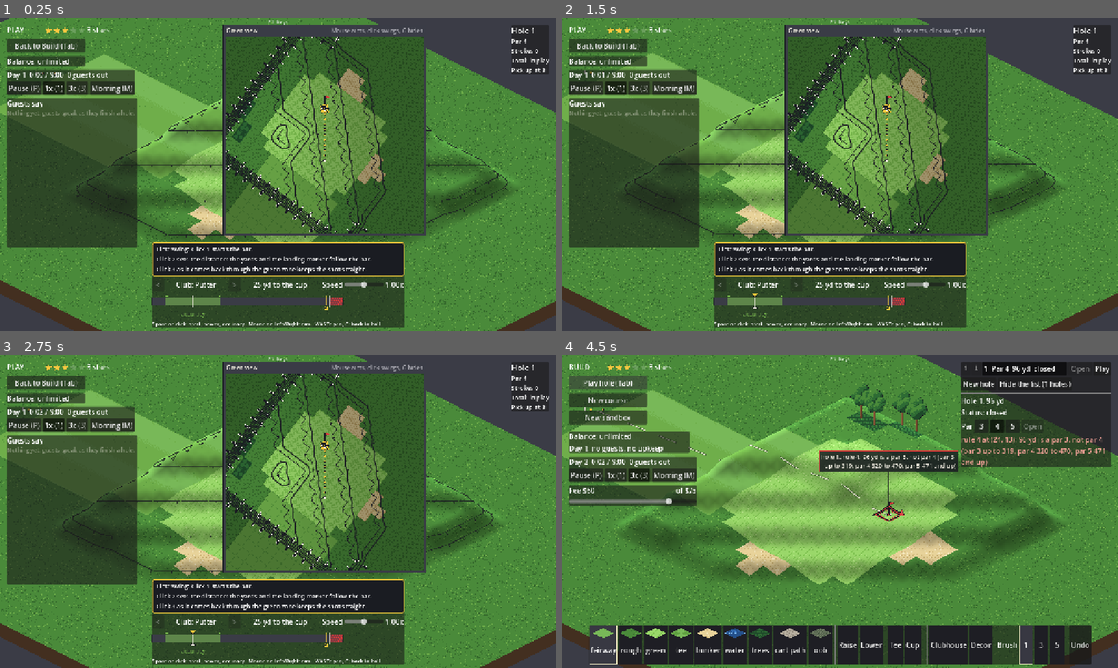
Above: before the commit, frames 1-4 (two rows, left to right).
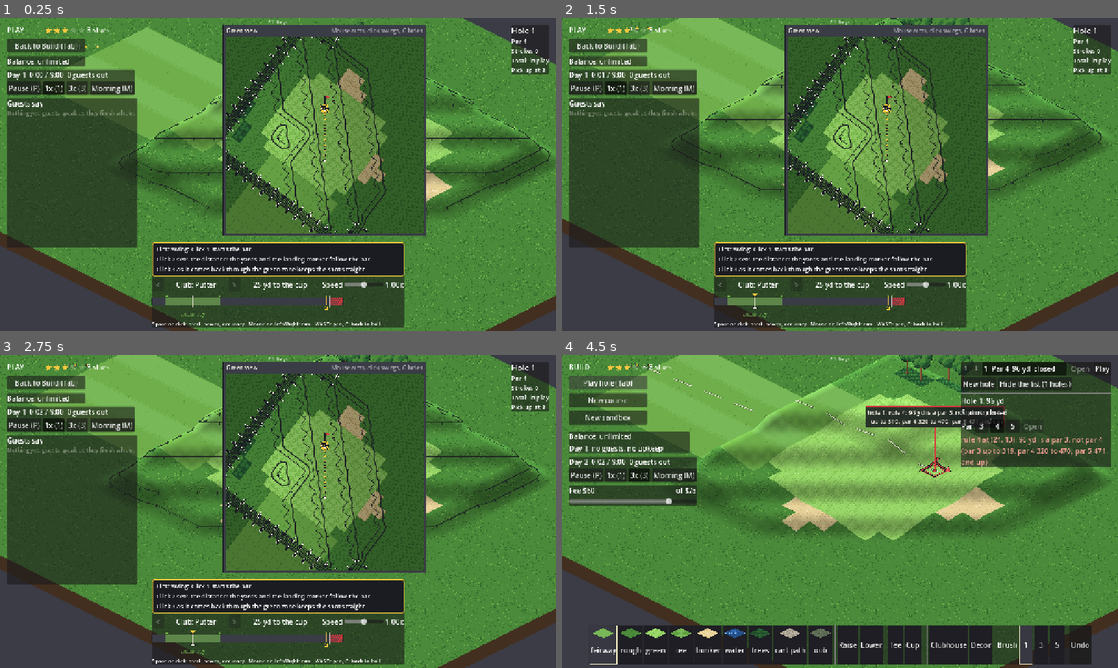
Above: after the commit, the same moments.

Repository: avdrav1/prestwick
Game: Godot game, scene res://tests/fixtures/green_view_shot_contoured.tscn
Two runs of this game, one before a commit and one after it. Both use one fixed random seed, a clock stepped at 60 frames per second and the inputs below. This scene is started directly instead of the project's main scene.
Inputs (mouse positions are in pixels of both pictures, inside the frame that each line leads up to):
- Up to frame 1 (0.25 s): no input
- Up to frame 2 (1.5 s): tap Enter (buy_confirm) at 0.5 s; drag from (884, 130) to (895, 105) at 0.52 s; drag from (728, 190) to (812, 237) at 1.27 s
- Up to frame 3 (2.75 s): click "1x (1)" at 2 s
- Up to frame 4 (4.5 s): click "3x (3)" at 2.75 s; click "Morning (M)" at 3.5 s; click "Back to Build (Tab)" at 4.25 s

The runs differ from the first frame. In frame 1, 24% of the frame differs, in the area x 0-100%, y 0-100%; in frame 2, 30%; in frame 3, 30%; in frame 4, 44%.

Commit message:
story: E10-S2 Hold the camera still while aiming
Co-Authored-By: Claude Opus 5.5 <noreply@anthropic.com>

Diff:
--- a/scenes/camera_tuning.gd
+++ b/scenes/camera_tuning.gd
@@ -24,6 +24,17 @@
 ## player's zoom keys still reach every level; the fit stops here so a swing is aimed at a
 ## zoom where the ball and the lie read.
 @export var aim_farthest_zoom: float = 0.5
+## Play, aiming (E10-S2): the hold box is the free view inset by this fraction of its size on
+## each side. While the ball and the aim marker are inside it the camera holds still; small
+## mouse moves turn the aim, they do not pan.
+@export var aim_hold_inset: float = 0.12
+## Play, aiming (E10-S2): when the marker or the ball leaves the hold box the camera glides
+## back, a time constant in seconds like centre_time (about 63% of the way in this time).
+@export var aim_glide_time: float = 0.25
+## Play, aiming (E10-S2): when the ball and the marker do not both fit the hold box (the player
+## zoomed in), the camera keeps the aim line in it only this fraction of the box long, leaning
+## toward the marker with room left for a small turn before it glides.
+@export var aim_hold_reach: float = 0.8
 
 
 static func load_default() -> CameraTuning:
--- a/scenes/camera_tuning.tres
+++ b/scenes/camera_tuning.tres
@@ -11,3 +11,6 @@
 centre_time = 0.15
 aim_frame_margin = 64.0
 aim_farthest_zoom = 0.5
+aim_hold_inset = 0.12
+aim_glide_time = 0.25
+aim_hold_reach = 0.8
--- a/scenes/course_camera.gd
+++ b/scenes/course_camera.gd
@@ -10,12 +10,16 @@
 ## `snap_camera` key (C) snaps back to the ball and tracks it again.
 ##
 ## While the player aims at rest, Main also gives a lead, the aim marker (pillar 2: the
-## player must see where the shot goes). The camera then centres on the midpoint of the ball
-## and the marker, held so the ball stays on screen (CameraTuning aim_frame_margin), and if
-## both do not fit it steps the zoom out, never past CameraTuning aim_farthest_zoom (0.5x),
-## until they do. A
-## flight has no lead, so the camera follows the ball alone. The zoom comes back to the
-## player's own level (their last zoom key) when the next aim is framed with centre_on.
+## player must see where the shot goes). The first lead after a centre_on (or a snap_back)
+## frames the aim: the midpoint of the ball and the marker at the centre of the hold box
+## (hold_box: `safe_area`, the free view Main passes, inset by CameraTuning aim_hold_inset),
+## and if both do not fit it steps the zoom out, never past CameraTuning aim_farthest_zoom
+## (0.5x), until they do. After that the camera holds still (E10-S2): moving the aim, by mouse
+## or keys, or changing club does not move it while the ball and the marker stay inside the
+## hold box; when one would leave it, the camera glides (CameraTuning aim_glide_time) just far
+## enough to bring it back, the ball first when both cannot fit. A flight has no lead, so the
+## camera follows the ball alone. The zoom comes back to the player's own level (their last
+## zoom key) when the next aim is framed with centre_on.
 
 const PAN_LEFT: StringName = &"pan_left"
 const PAN_RIGHT: StringName = &"pan_right"
@@ -47,6 +51,9 @@
 var has_lead: bool = false
 ## The visible size in screen pixels. Zero, the default, reads the viewport; tests set it.
 var view_size_override: Vector2 = Vector2.ZERO
+## The part of the view the HUD leaves free, in screen px (Main.free_view_rect, set each Play
+## frame). The hold box is inset from it. Empty means the whole view.
+var safe_area: Rect2 = Rect2()
 
 var _zoom_index: int = 0
 ## The zoom level the player chose with the zoom keys (or the start level).
@@ -54,6 +61,11 @@
 ## True after a zoom key, until the next centre_on: the player's zoom wins over the fit.
 var _player_zoomed: bool = false
 var _dragging: bool = false
+## True once the aim is framed (E10-S2): the camera then holds at `_hold`, moved only as far as
+## keeps the ball and the lead in the hold box. A centre_on, a snap_back or a cleared lead
+## frames the next aim afresh.
+var _held: bool = false
+var _hold: Vector2 = Vector2.ZERO
 
 
 func _ready() -> void:
@@ -107,15 +119,81 @@
 	has_focus = true
 
 
-## Frames `p` with the focus from now on (the aim marker while aiming). A tracking camera
-## steps its zoom out until both fit, unless the player zoomed since the last centre_on.
+## Frames `p` with the focus from now on (the aim marker while aiming). The first lead of an
+## aim frames it: a tracking camera steps its zoom out until both fit the hold box, unless the
+## player zoomed since the last centre_on, and centres their midpoint in it. Every later lead
+## only moves the held point as far as keeps both in the hold box (E10-S2), so the zoom never
+## steps and the camera never jumps while the player aims.
 func set_lead(p: Vector2) -> void:
 	lead = p
 	has_lead = true
-	if tracking and has_focus and not _player_zoomed:
-		var floor_index: int = aim_floor_index()
-		while _zoom_index > floor_index and not fits(focus, lead, tuning.zoom_levels[_zoom_index]):
-			set_zoom_index(_zoom_index - 1)
+	if not (tracking and has_focus):
+		return
+	if not _held:
+		if not _player_zoomed:
+			var floor_index: int = aim_floor_index()
+			while _zoom_index > floor_index and not fits_hold(focus, lead, tuning.zoom_levels[_zoom_index]):
+				set_zoom_index(_zoom_index - 1)
+		_hold = _clamped(held_at(framed_at()))
+		_held = true
+	else:
+		_hold = _clamped(held_at(_hold))
+
+
+## The hold box (E10-S2), in screen px: `safe_area` (or the whole view) inset on each side by
+## CameraTuning aim_hold_inset of its size. While aiming, the camera holds still as long as the
+## ball and the aim marker are inside it.
+func hold_box() -> Rect2:
+	var area: Rect2 = safe_area if safe_area.has_area() else Rect2(Vector2.ZERO, view_size())
+	var inset: Vector2 = area.size * (tuning.aim_hold_inset if tuning != null else 0.0)
+	return area.grow_individual(-inset.x, -inset.y, -inset.x, -inset.y)
+
+
+## True when world points `a` and `b` both fit in the hold box at zoom `z`.
+func fits_hold(a: Vector2, b: Vector2, z: float) -> bool:
+	var d: Vector2 = (b - a).abs() * z
+	var box: Vector2 = hold_box().size
+	return d.x <= box.x and d.y <= box.y
+
+
+## Where the camera centres to frame an aim: the midpoint of the focus and held_lead at the
+## hold box's centre.
+func framed_at() -> Vector2:
+	return (focus + held_lead()) * 0.5 - (hold_box().get_center() - view_size() * 0.5) / zoom.x
+
+
+## The point the camera keeps in the hold box for the lead: the lead itself, or when the ball
+## and the lead do not both fit the box (the player zoomed in), the point along the aim line
+## from the ball that spans CameraTuning aim_hold_reach of the box. So a zoomed-in camera
+## leans toward the marker and still has room for a small turn before it glides.
+func held_lead() -> Vector2:
+	if fits_hold(focus, lead, zoom.x):
+		return lead
+	var d: Vector2 = (lead - focus).abs() * zoom.x
+	var room: Vector2 = hold_box().size * (tuning.aim_hold_reach if tuning != null else 1.0)
+	var s: float = 1.0
+	if d.x > room.x:
+		s = minf(s, room.x / d.x)
+	if d.y > room.y:
+		s = minf(s, room.y / d.y)
+	return focus + (lead - focus) * s
+
+
+## The camera position nearest `at` that shows the focus and held_lead inside the hold box at
+## the current zoom: `at` itself when both already are, the focus (the ball) first.
+func held_at(at: Vector2) -> Vector2:
+	var box: Rect2 = hold_box()
+	var half: Vector2 = view_size() * 0.5
+	var z: float = zoom.x
+	var aim: Vector2 = held_lead()
+	# A world point w shows inside the box when w - (box.end - half) / z <= position <=
+	# w - (box.position - half) / z.
+	var ball_lo: Vector2 = focus - (box.end - half) / z
+	var ball_hi: Vector2 = focus - (box.position - half) / z
+	var lead_lo: Vector2 = aim - (box.end - half) / z
+	var lead_hi: Vector2 = aim - (box.position - half) / z
+	var p: Vector2 = at.clamp(lead_lo.min(lead_hi), lead_hi.max(lead_lo))
+	return p.clamp(ball_lo.min(ball_hi), ball_hi.max(ball_lo))
 
 
 ## The farthest zoom level the aim fit steps out to (CameraTuning aim_farthest_zoom, D45): the
@@ -130,6 +208,7 @@
 ## Drops the lead (a flight): the camera follows the focus alone. The zoom stays.
 func clear_lead() -> void:
 	has_lead = false
+	_held = false
 
 
 ## Centres on `p` from now on: the focus moves there and the camera tracks it again, even
@@ -138,6 +217,7 @@
 func centre_on(p: Vector2, restore_zoom: bool = false) -> void:
 	set_focus(p)
 	tracking = true
+	_held = false
 	if restore_zoom:
 		has_lead = false
 		_player_zoomed = false
@@ -159,29 +239,34 @@
 	return get_viewport_rect().size if is_inside_tree() else Vector2.ZERO
 
 
-## Where the camera wants to centre: the focus, or with a lead the midpoint of the two, held
-## so the focus stays at least aim_frame_margin screen px inside the edge.
+## Where the camera wants to centre: the focus, or with a lead the held point (E10-S2), or
+## before the aim is framed the framing (the midpoint in the hold box, the ball kept inside).
 func goal() -> Vector2:
 	if not has_lead:
 		return focus
-	var mid := (focus + lead) * 0.5
-	var reach := (view_size() * 0.5 - Vector2.ONE * _frame_margin()) / zoom.x
-	reach = reach.max(Vector2.ZERO)
-	return mid.clamp(focus - reach, focus + reach)
-
-
-## Back to the ball after a pan: tracks the focus again. Nothing without one.
+	if _held:
+		return _hold
+	return held_at(framed_at())
+
+
+## Back to the ball after a pan (C): tracks the focus again and, while aiming, frames the aim
+## afresh. Nothing without a focus.
 func snap_back() -> void:
 	if has_focus:
 		tracking = true
+		_held = false
+		if has_lead:
+			set_lead(lead)
 
 
 ## Moves the zoom one step in (+1) or out (-1), stopping at the ends. The player's choice:
-## it holds over the aim fit until the next centre_on, and centre_on comes back to it.
+## it holds over the aim fit until the next centre_on, and centre_on comes back to it. While
+## aiming, the aim is framed afresh at the new zoom (one glide, E10-S2).
 func step_zoom(direction: int) -> void:
 	set_zoom_index(_zoom_index + signi(direction))
 	_player_zoom_index = _zoom_index
 	_player_zoomed = true
+	_held = false
 
 
 func set_zoom_index(index: int) -> void:
@@ -228,6 +313,7 @@
 	tracking = false
 	has_focus = false
 	has_lead = false
+	_held = false
 	var f: Framing = frame_placement(a, b, safe, free)
 	set_zoom_index(f.zoom_index)
 	position = f.position
@@ -389,9 +475,12 @@
 	position = _clamped(rect.get_center())
 
 
+## Eases onto goal(): at CameraTuning centre_time on a ball, at aim_glide_time while aiming.
 func _ease_to_focus(delta: float) -> void:
 	var target := _clamped(goal())
-	var t: float = tuning.centre_time if tuning != null else 0.0
+	var t: float = 0.0
+	if tuning != null:
+		t = tuning.aim_glide_time if has_lead else tuning.centre_time
 	if t <= 0.0:
 		position = target
 	else:
--- a/scenes/main.gd
+++ b/scenes/main.gd
@@ -764,7 +764,9 @@
 	if mode != Mode.PLAY:
 		return
 	# The green view opens, follows the putt and closes (E3-S52), centred in the free view.
-	green_view.follow(free_view_rect())
+	var free: Rect2 = free_view_rect()
+	green_view.follow(free)
+	camera.safe_area = free  # E10-S2: the aim's hold box sits inside the free view
 	update_cup_pointer()
 	if shot_view.playing:
 		camera.clear_lead()
--- /dev/null
+++ b/tests/fixtures/aim_hold_shot.gd
@@ -0,0 +1,87 @@
+class_name AimHoldShot
+extends Node2D
+## Frame-sequence fixture for E10-S2: Play on hole 6 of courses/playtest_nine.json, with the
+## hold box drawn as a thin outline. It steps Play by hand at 60 Hz (as tests/test_play_camera.gd
+## does) and saves a frame at each stage: framed; after thirty 3 px mouse nudges (the camera
+## has not moved); a quarter turn of the aim, 6 frames into the glide; and settled with the
+## marker back in the box. First at the zoom the aim framing picks (0.5x), then one press of
+## the zoom-in key nearer (1x). Needs a window:
+##   godot --path . res://tests/fixtures/aim_hold_shot.tscn -- --out=docs/decisions/e10-s2
+## writes <out>-0.5x-1-framed.png and so on, and quits.
+
+const MAIN_SCENE: PackedScene = preload("res://scenes/main.tscn")
+const DT: float = 1.0 / 60.0
+
+var _main: Main
+var _box: Control
+
+
+func _ready() -> void:
+	var out: String = "user://e10-s2"
+	for arg: String in OS.get_cmdline_user_args():
+		if arg.begins_with("--out="):
+			out = arg.trim_prefix("--out=")
+	_main = MAIN_SCENE.instantiate() as Main
+	_main.course_path = "res://courses/playtest_nine.json"
+	add_child(_main)
+	_main.frame_hole(6)
+	_main.set_mode(Main.Mode.PLAY)
+	_main.guest_sim.set_process(false)
+	_main.set_process(false)
+	_main.camera.set_process(false)
+	_main.swing_control.set_process(false)
+	var layer := CanvasLayer.new()
+	layer.layer = 100
+	add_child(layer)
+	_box = Control.new()
+	_box.mouse_filter = Control.MOUSE_FILTER_IGNORE
+	_box.draw.connect(_draw_box)
+	layer.add_child(_box)
+	for zoom_ins: int in [0, 1]:
+		for i: int in zoom_ins:
+			_main.camera.step_zoom(1)
+		_frames(300)
+		var tag: String = "%s-%sx" % [out, str(_main.camera.zoom.x)]
+		await _save(tag + "-1-framed.png")
+		var start: Vector2 = _main.camera.screen_point(_main.camera.held_lead())
+		for i: int in 15:
+			_mouse_at(start + Vector2(0, 3 * i))
+			_frames(1)
+		for i: int in 15:
+			_mouse_at(start + Vector2(0, 45 - 3 * i))
+			_frames(1)
+		await _save(tag + "-2-nudged.png")
+		var sc: SwingControl = _main.swing_control
+		sc.aim_at(sc.ball_at + Vector2.from_angle(deg_to_rad(sc.aim_deg + 90.0)) * 100.0)
+		_frames(6)
+		await _save(tag + "-3-gliding.png")
+		_frames(300)
+		await _save(tag + "-4-settled.png")
+		sc.aim_at(sc.ball_at + Vector2.from_angle(deg_to_rad(sc.aim_deg - 90.0)) * 100.0)
+	get_tree().quit()
+
+
+func _frames(n: int) -> void:
+	for i: int in n:
+		_main.swing_control._process(DT)
+		_main._process(DT)
+		_main.camera._process(DT)
+
+
+func _mouse_at(px: Vector2) -> void:
+	var cam: CourseCamera = _main.camera
+	var world: Vector2 = cam.position + (px - cam.view_size() * 0.5) / cam.zoom.x
+	var local: Vector2 = _main.swing_control.to_local(cam.get_parent().to_global(world))
+	_main.swing_control.aim_at(_main.swing_control._ground_under(local))
+
+
+func _save(path: String) -> void:
+	_box.queue_redraw()
+	await RenderingServer.frame_post_draw
+	await RenderingServer.frame_post_draw
+	var err: int = get_viewport().get_texture().get_image().save_png(path)
+	print("saved %s (%d)" % [path, err])
+
+
+func _draw_box() -> void:
+	_box.draw_rect(_main.camera.hold_box(), Color(1, 1, 1, 0.6), false, 1.0)
--- /dev/null
+++ b/tests/fixtures/aim_hold_shot.tscn
@@ -0,0 +1,6 @@
+[gd_scene load_steps=2 format=3]
+
+[ext_resource type="Script" path="res://tests/fixtures/aim_hold_shot.gd" id="1_shot"]
+
+[node name="AimHoldShot" type="Node2D"]
+script = ExtResource("1_shot")
--- /dev/null
+++ b/tests/test_play_camera.gd
@@ -0,0 +1,198 @@
+extends GutTest
+## E10-S2: the Play camera holds still while the player aims. Small mouse moves turn the aim;
+## they do not pan. The camera glides only when the ball or the aim marker would leave the hold
+## box (CameraTuning aim_hold_inset of the free view), and then just enough to bring it back.
+##
+## The frames are stepped by hand at 60 Hz (Main, SwingControl and the camera have their own
+## _process turned off), and the mouse is modelled the way the game reads it: a screen pixel,
+## turned into the ground under it through the camera as it stands that frame.
+
+const MAIN_SCENE: PackedScene = preload("res://scenes/main.tscn")
+const DT: float = 1.0 / 60.0
+## A camera step smaller than this, in screen px, is not a move.
+const STILL_PX: float = 0.5
+
+
+## Main in Play on hole 6 of courses/playtest_nine.json (a tee in open ground, far from the
+## map's edge, so the course bounds never hold the camera), the aim framed and settled, then
+## `zoom_ins` presses of the zoom-in key, settled again.
+func _main_in_play(zoom_ins: int = 0) -> Main:
+	var m := MAIN_SCENE.instantiate() as Main
+	m.course_path = "res://courses/playtest_nine.json"
+	add_child_autofree(m)
+	m.camera.view_size_override = Vector2(1280, 720)
+	assert_true(m.frame_hole(6), "hole 6 is picked")
+	m.set_mode(Main.Mode.PLAY)
+	m.guest_sim.set_process(false)
+	m.set_process(false)
+	m.camera.set_process(false)
+	m.swing_control.set_process(false)
+	_frames(m, 180)  # the first framing settles
+	for i: int in zoom_ins:
+		m.camera.step_zoom(1)
+	_frames(m, 300)
+	return m
+
+
+## One frame of Play: the aim, Main's camera hand-off, the camera's glide.
+func _frame(m: Main) -> void:
+	m.swing_control._process(DT)
+	m._process(DT)
+	m.camera._process(DT)
+
+
+func _frames(m: Main, n: int) -> void:
+	for i: int in n:
+		_frame(m)
+
+
+## The mouse at screen pixel `px`: aims at the ground under it, as SwingControl does.
+func _mouse_at(m: Main, px: Vector2) -> void:
+	var cam: CourseCamera = m.camera
+	var world: Vector2 = cam.position + (px - cam.view_size() * 0.5) / cam.zoom.x
+	var local: Vector2 = m.swing_control.to_local(cam.get_parent().to_global(world))
+	m.swing_control.aim_at(m.swing_control._ground_under(local))
+
+
+func _marker_px(m: Main) -> Vector2:
+	return m.camera.screen_point(m._aim_marker_world())
+
+
+## Where the point the camera keeps in the box for the marker shows: the marker itself, or
+## when zoomed in too far for both, the point along the aim line (CourseCamera.held_lead).
+func _held_px(m: Main) -> Vector2:
+	return m.camera.screen_point(m.camera.held_lead())
+
+
+func _ball_px(m: Main) -> Vector2:
+	return m.camera.screen_point(m._ball_world())
+
+
+## Moves the mouse `steps` times by `step` px from `start`, one frame each, and returns how
+## many frames the camera moved in (and, after them, how many more until it settles).
+func _sweep(m: Main, start: Vector2, step: Vector2, steps: int) -> int:
+	var moves: int = 0
+	var px: Vector2 = start
+	for i: int in steps:
+		var before: Vector2 = m.camera.position
+		_mouse_at(m, px)
+		_frame(m)
+		if (m.camera.position - before).length() * m.camera.zoom.x > STILL_PX:
+			moves += 1
+		px += step
+	return moves
+
+
+func test_the_hold_numbers_come_from_the_resource() -> void:
+	var t: CameraTuning = CameraTuning.load_default()
+	assert_gt(t.aim_hold_inset, 0.0)
+	assert_lt(t.aim_hold_inset, 0.25, "the box covers most of the free view")
+	assert_gt(t.aim_glide_time, 0.0, "a glide, not a jump")
+
+
+## The tester's case (rc4): small mouse moves, zoomed in, moved the whole screen every time.
+## Before E10-S2, 20 of these 30 nudges moved the camera, at 1x and at 2x alike.
+func test_small_mouse_moves_do_not_move_the_camera() -> void:
+	for zoom_ins: int in [0, 1, 2]:
+		var m := _main_in_play(zoom_ins)
+		var z: float = m.camera.zoom.x
+		var hold: Rect2 = m.camera.hold_box()
+		var start: Vector2 = _held_px(m)
+		assert_true(hold.has_point(start), "%sx: the framed marker %s starts in the box %s" % [z, start, hold])
+		assert_true(hold.has_point(_ball_px(m)), "%sx: and so does the ball" % z)
+		# Thirty 3 px nudges of the mouse around the marker: a player steadying the aim.
+		var aim_before: float = m.swing_control.aim_deg
+		var moves: int = _sweep(m, start, Vector2(0, 3), 15) + _sweep(m, start + Vector2(0, 45), Vector2(0, -3), 15)
+		assert_ne(m.swing_control.aim_deg, aim_before, "%sx: the nudges turned the aim" % z)
+		assert_eq(moves, 0, "%sx: the camera holds still while the marker stays in the box" % z)
+		assert_true(hold.has_point(_held_px(m)), "%sx: the marker is still in the box" % z)
+		m.free()
+
+
+## Turns the aim a quarter (`sign` 1 or -1) at the zoom `zoom_ins` gives and checks the glide.
+func _turn_and_glide(zoom_ins: int, turn_deg: float) -> void:
+	var m := _main_in_play(zoom_ins)
+	var cam: CourseCamera = m.camera
+	var hold: Rect2 = cam.hold_box()
+	var sc: SwingControl = m.swing_control
+	var to := Vector2.from_angle(deg_to_rad(sc.aim_deg + turn_deg)) * 100.0
+	sc.aim_at(sc.ball_at + to)
+	var before: Vector2 = cam.position
+	_frame(m)
+	var first: float = (cam.position - before).length() * cam.zoom.x
+	_frames(m, 300)
+	var total: float = (cam.position - before).length() * cam.zoom.x
+	var label: String = "%sx, %s deg" % [cam.zoom.x, turn_deg]
+	assert_gt(total, 1.0, "%s: the marker left the box, so the camera moved" % label)
+	assert_lt(first, total * 0.25, "%s: it glides: the first frame covers under a quarter of the move" % label)
+	var marker: Vector2 = _held_px(m)
+	var ball: Vector2 = _ball_px(m)
+	assert_true(hold.grow(1.0).has_point(marker), "%s: the marker %s is back in the box %s" % [label, marker, hold])
+	assert_true(hold.grow(1.0).has_point(ball), "%s: and the ball %s stays in it" % [label, ball])
+	var on_edge: bool = false
+	for p: Vector2 in [marker, ball]:
+		for axis: int in 2:
+			if absf(p[axis] - hold.position[axis]) < 1.0 or absf(p[axis] - hold.end[axis]) < 1.0:
+				on_edge = true
+	assert_true(on_edge, "%s: just enough: a point rests on the box's edge, not in its middle" % label)
+	m.free()
+
+
+func test_a_marker_leaving_the_box_glides_just_enough_to_bring_it_back() -> void:
+	for zoom_ins: int in [0, 2]:
+		for turn: float in [90.0, -90.0, 180.0]:
+			_turn_and_glide(zoom_ins, turn)
+
+
+func test_key_turns_and_club_changes_never_jump() -> void:
+	var m := _main_in_play()
+	var cam: CourseCamera = m.camera
+	for i: int in 36:
+		var before: Vector2 = cam.position
+		m.swing_control.rotate_aim(m.swing_control.tuning.aim_key_step_deg)
+		_frame(m)
+		var step: float = (cam.position - before).length() * cam.zoom.x
+		assert_lt(step, 40.0, "key turn %d: the camera moves at most a glide's step (%.1f px)" % [i, step])
+	for i: int in 6:
+		var before: Vector2 = cam.position
+		var zoom: Vector2 = cam.zoom
+		m.swing_control.cycle_club(1)
+		_frame(m)
+		assert_eq(cam.zoom, zoom, "club %d: the zoom holds" % i)
+		var step: float = (cam.position - before).length() * cam.zoom.x
+		assert_lt(step, 40.0, "club %d: the camera moves at most a glide's step (%.1f px)" % [i, step])
+	m.free()
+
+
+func test_c_recentres_on_the_framing() -> void:
+	var m := _main_in_play()
+	var cam: CourseCamera = m.camera
+	var framed: Vector2 = cam.position
+	# Nudge the aim a little: held, the camera stays put, off the framing's exact centre.
+	m.swing_control.rotate_aim(m.swing_control.tuning.aim_key_step_deg * 3.0)
+	_frames(m, 60)
+	assert_eq(cam.position, framed, "a small turn holds")
+	var turned: Vector2 = cam.held_at(cam.framed_at())
+	cam.pan(Vector2(300, 200))
+	_frames(m, 60)
+	assert_false(cam.tracking, "a pan scouts")
+	assert_ne(cam.position, framed)
+	cam.snap_back()
+	_frames(m, 300)
+	assert_true(cam.tracking, "C tracks again")
+	assert_almost_eq(cam.position, cam._clamped(turned), Vector2(1, 1), "C frames the ball and the turned marker afresh")
+	m.free()
+
+
+func test_the_zoom_keys_still_work_while_aiming() -> void:
+	var m := _main_in_play()
+	var cam: CourseCamera = m.camera
+	var z: float = cam.zoom.x
+	cam.step_zoom(1)
+	assert_gt(cam.zoom.x, z, "the zoom key zooms in")
+	_frames(m, 300)
+	assert_true(cam.hold_box().grow(1.0).has_point(_ball_px(m)), "the ball is held in the box")
+	assert_true(cam.hold_box().grow(1.0).has_point(_held_px(m)), "and so is the aim line")
+	cam.step_zoom(-1)
+	assert_eq(cam.zoom.x, z, "and back out")
+	m.free()
Binary file added: docs/decisions/e10-s2-aim-hold.png
Not shown, added: tests/fixtures/aim_hold_shot.gd.uid
Not shown, added: tests/test_play_camera.gd.uid
Not shown, changed: docs/BACKLOG.md
Not shown, changed: docs/design.md
